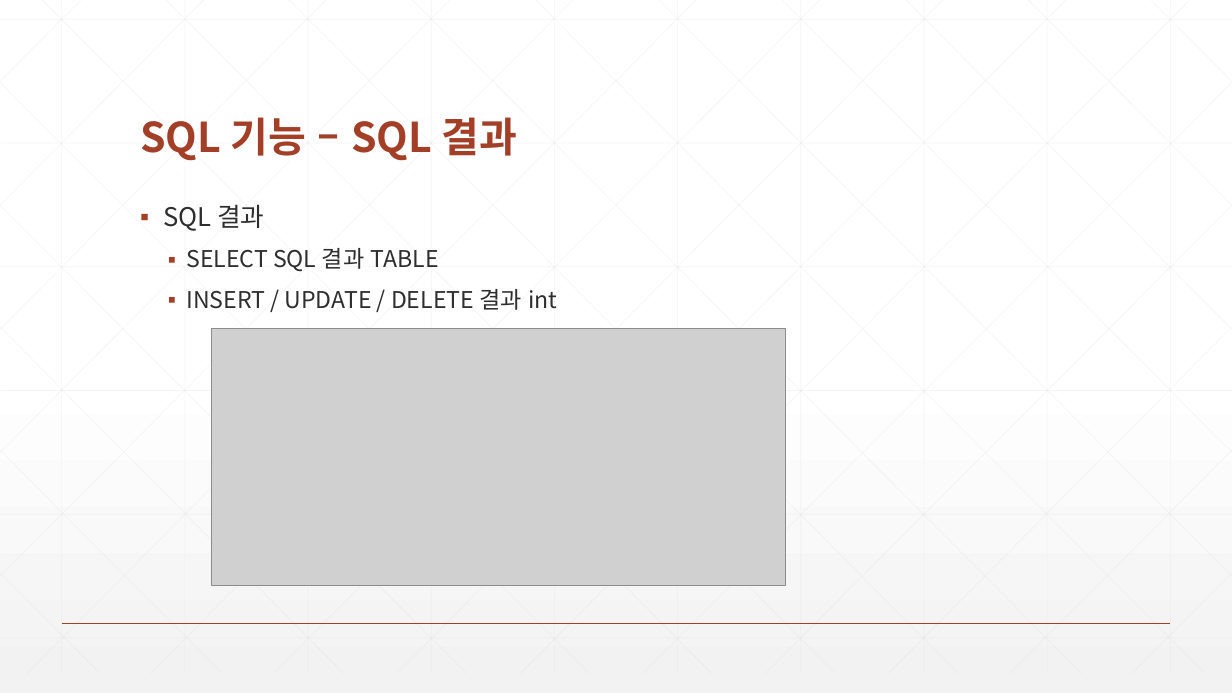
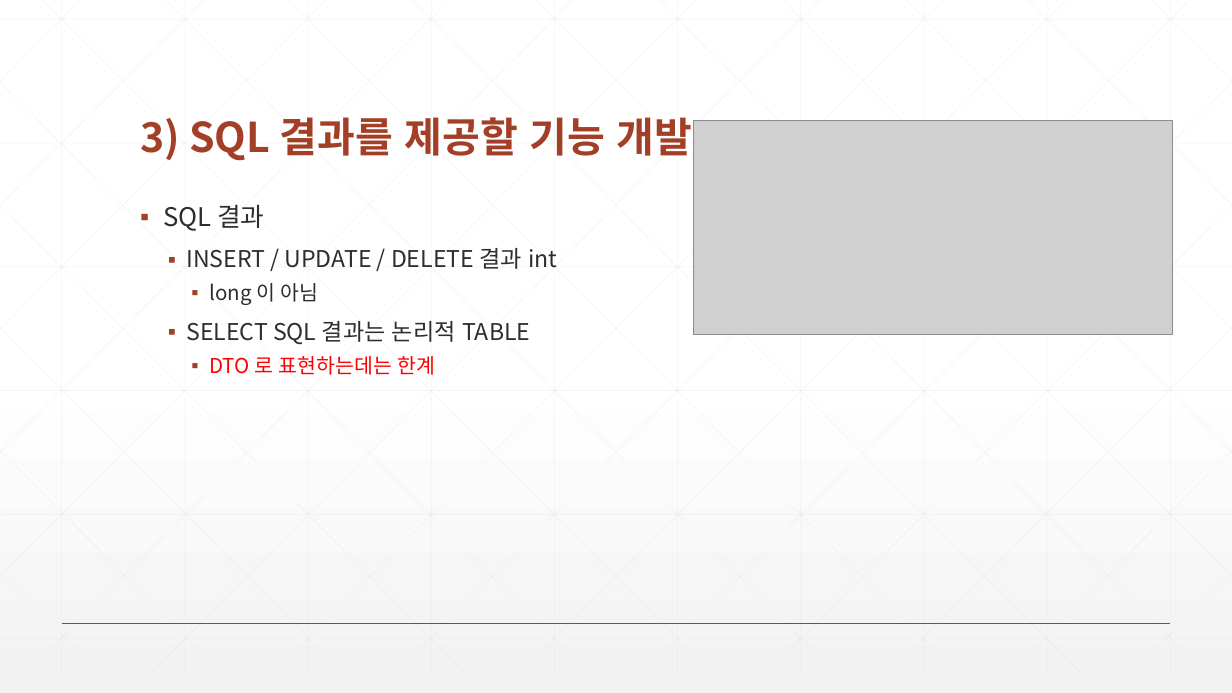
Before and after one commit to zeroshift01/code5, a slide deck: slide 11 of inflearn03/doc/3.1 DBMS는서비스의일관성과무결성그리고영속성을위해사용합니다.pptx (slide 10 before the commit). Drawn at 1232x693 pixels with LibreOffice and Linux fonts; fonts in the diff are those of the drawing; grey boxes stand for pictures. Boxes give left, top, right and bottom in pixels: in the first picture for what was removed or moved away, otherwise in the second. Text is boxed around its words. In the diff, an @@ line names an element or a change of style, - is before the commit and + after.

```diff
--- a/inflearn03/doc/3.1 DBMS는서비스의일관성과무결성그리고영속성을위해사용합니다.pptx
+++ b/inflearn03/doc/3.1 DBMS는서비스의일관성과무결성그리고영속성을위해사용합니다.pptx
@@ title at [140, 117, 692, 161]: text changed @@
-SQL 기능 – SQL 결과
+3) SQL 결과를 제공할 기능 개발
@@ picture: place and size @@
-picture at [212, 329, 786, 586]
+picture at [693, 120, 1172, 335]
@@ text at [186, 248, 439, 272]: paragraph removed @@
-  ▪ SELECT SQL 결과 TABLE
@@ text at [186, 283, 530, 375]: paragraphs added @@
+    ▪ long 이 아님
+  ▪ SELECT SQL 결과는 논리적 TABLE
+    ▪ DTO 로 표현하는데는 한계
```
Also in this commit, not shown: 7 other slides changed, 4 slides added, 2 slides removed, 1 other file.
